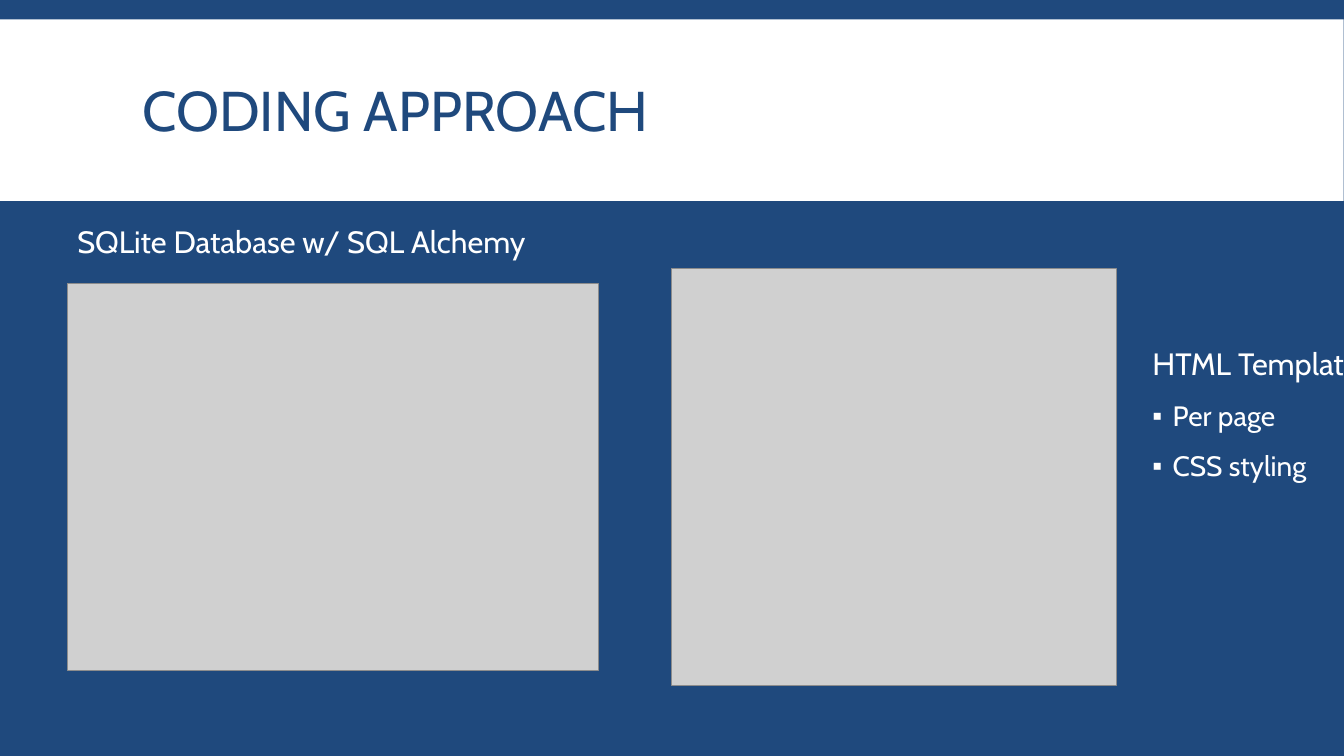
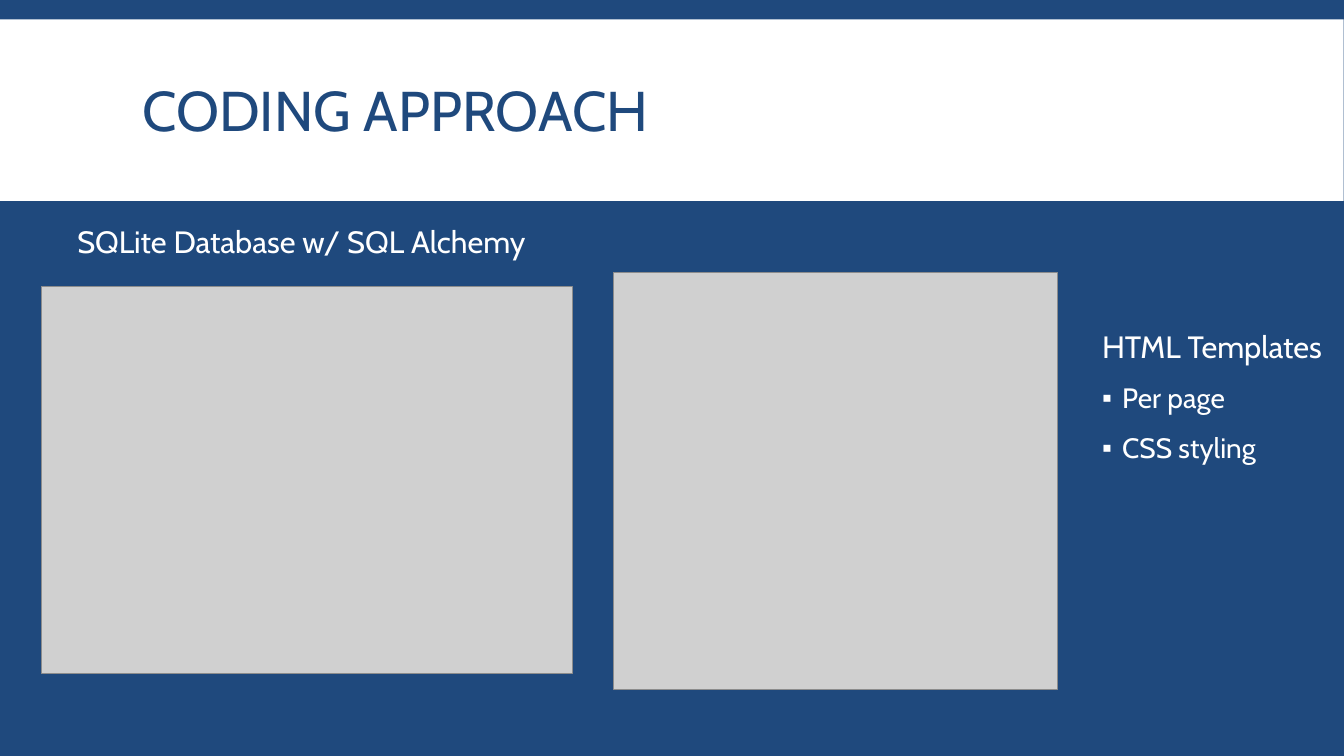
Before and after one commit to sheygarga/Project2Group1, a slide deck: slide 6 of State of the Sun_Group1 PPT_032018.pptx. Drawn at 1344x756 pixels with LibreOffice and Linux fonts; fonts in the diff are those of the drawing; grey boxes stand for pictures. Boxes give left, top, right and bottom in pixels: in the first picture for what was removed or moved away, otherwise in the second. Text is boxed around its words. In the diff, an @@ line names an element or a change of style, - is before the commit and + after.

Commit message:
correct slide 6 text spacing

```diff
--- a/State of the Sun_Group1 PPT_032018.pptx
+++ b/State of the Sun_Group1 PPT_032018.pptx
@@ picture: place and size @@
-picture at box(68, 284, 599, 670)
+picture at box(41, 287, 573, 674)
@@ picture: place and size @@
-picture at box(673, 269, 1117, 686)
+picture at box(613, 272, 1058, 689)
@@ text "HTML Templates" rewrapped from box(1152, 353, 1306, 482) to box(1102, 335, 1322, 464) @@
```
